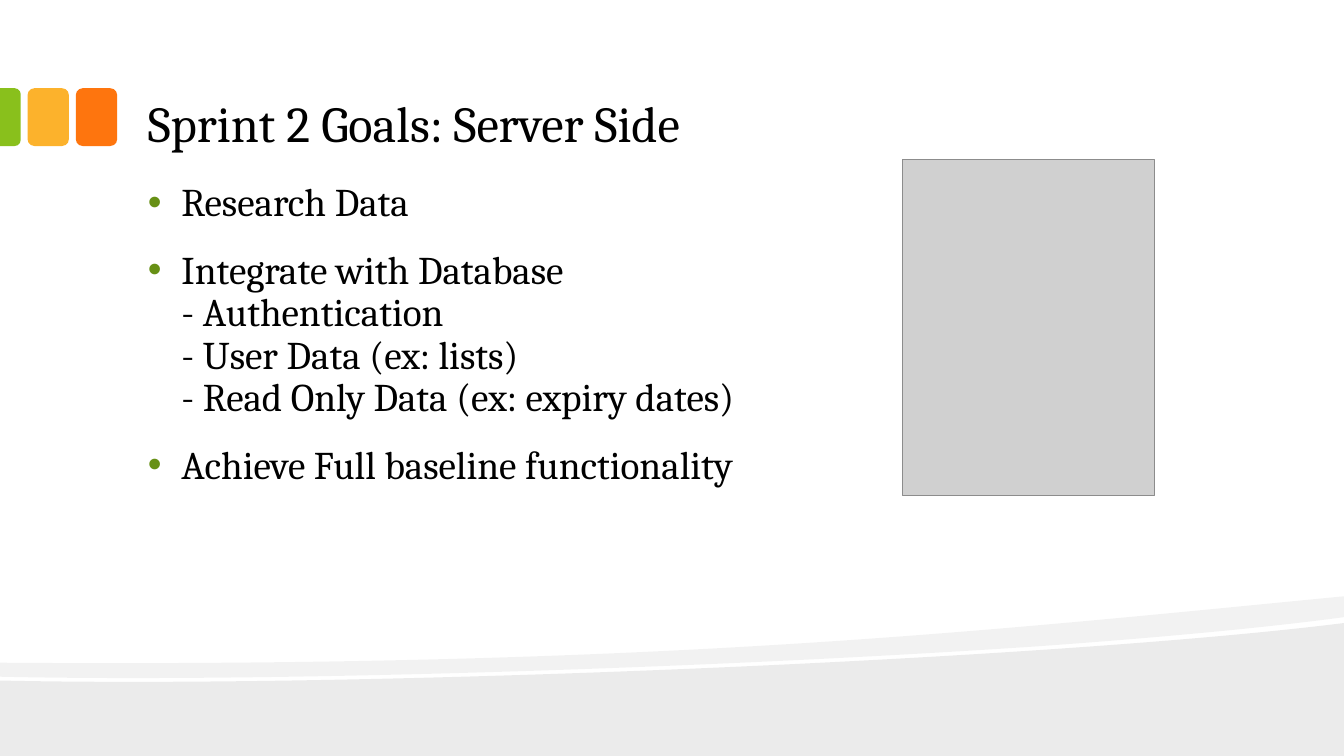
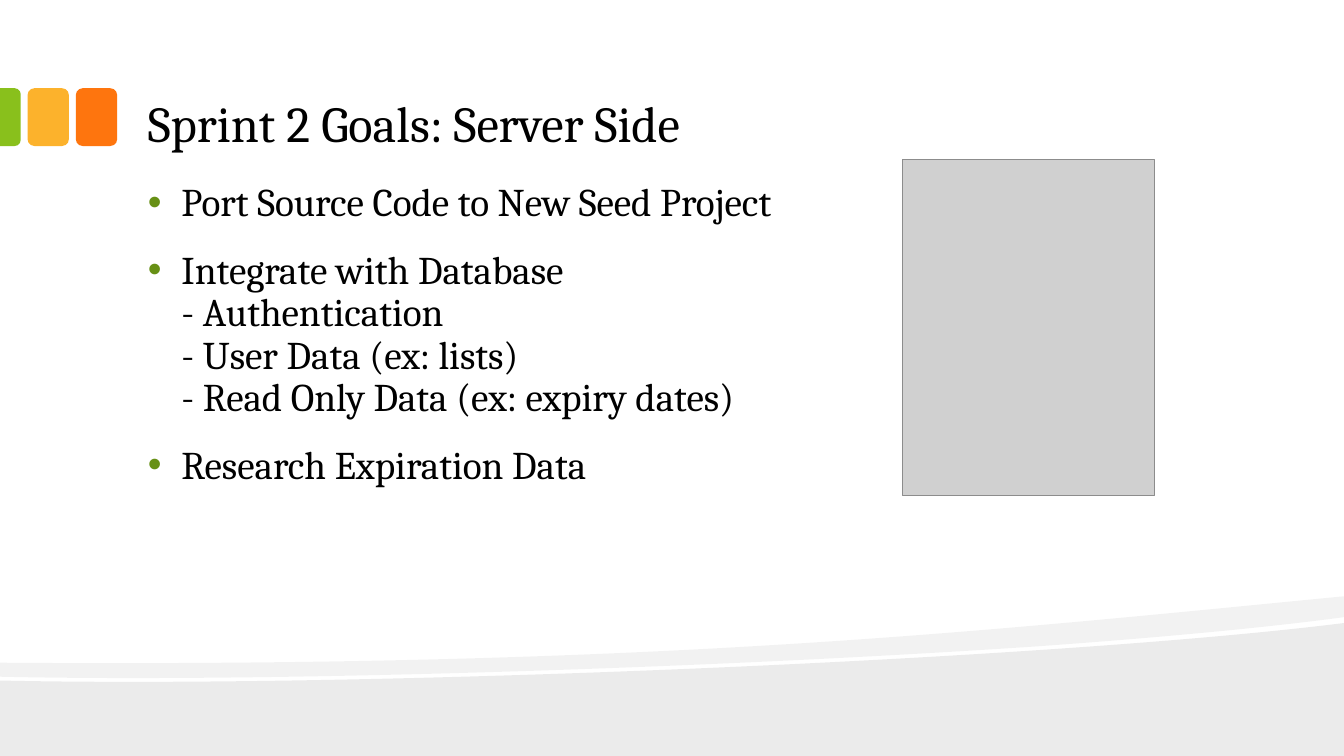
Before and after one commit to pclundaahl/grocerybuddy, a slide deck: slide 4 of Team Docs/Sprint 2 Presentation.pptx. Drawn at 1344x756 pixels with LibreOffice and Linux fonts; fonts in the diff are those of the drawing; grey boxes stand for pictures. Boxes give left, top, right and bottom in pixels: in the first picture for what was removed or moved away, otherwise in the second. Text is boxed around its words. In the diff, an @@ line names an element or a change of style, - is before the commit and + after.

Commit message:
changes to old ppt

```diff
--- a/Team Docs/Sprint 2 Presentation.pptx
+++ b/Team Docs/Sprint 2 Presentation.pptx
@@ text at [181, 188, 771, 225]: text changed @@
-• Research Data
+• Port Source Code to New Seed Project
@@ text at [181, 451, 586, 488]: text changed @@
-• Achieve Full baseline functionality
+• Research Expiration Data
```
Also in this commit, not shown: 1 other slide changed.
